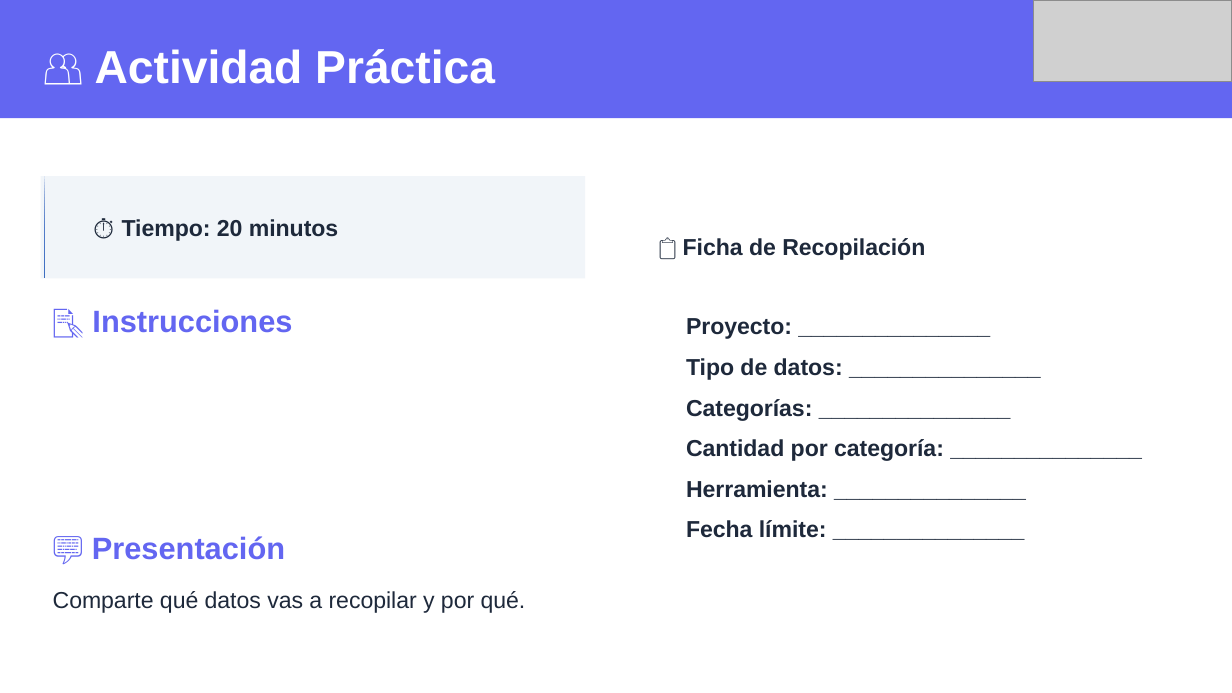
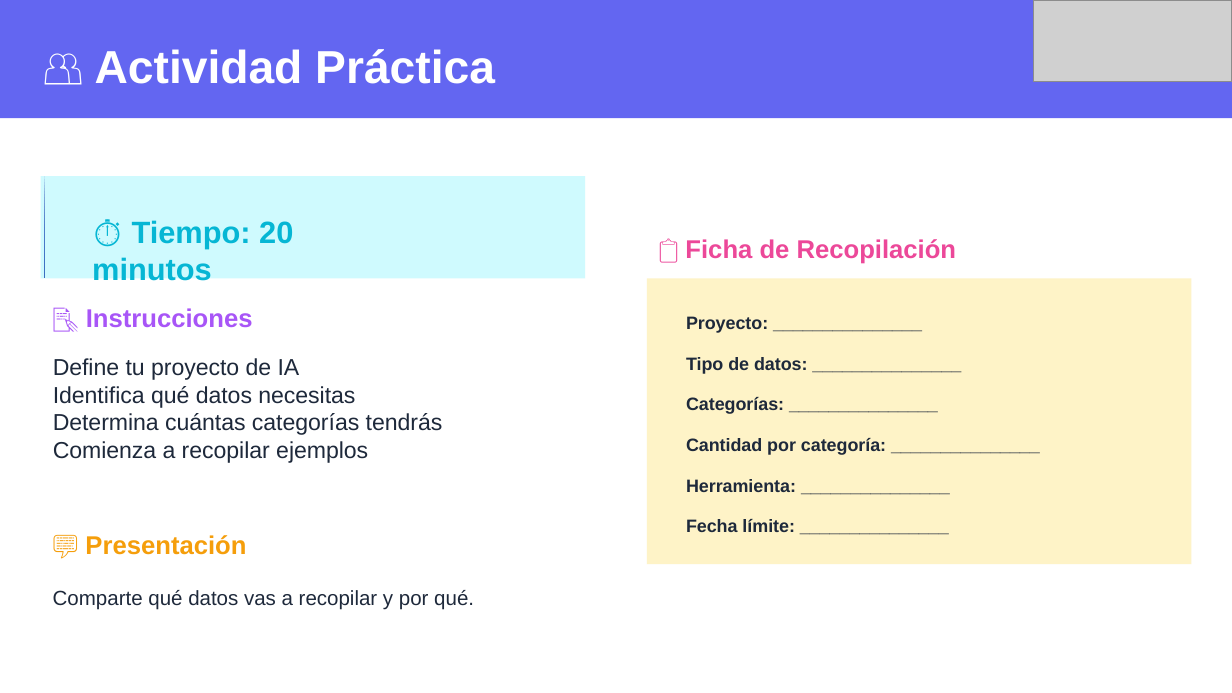
Before and after one commit to wallparianalytics/MentesDigitales, a slide deck: slide 9 of Sesión 6.pptx. Drawn at 1232x693 pixels with LibreOffice and Linux fonts; fonts in the diff are those of the drawing; grey boxes stand for pictures. Boxes give left, top, right and bottom in pixels: in the first picture for what was removed or moved away, otherwise in the second. Text is boxed around its words. In the diff, an @@ line names an element or a change of style, - is before the commit and + after.

```diff
--- a/Sesión 6.pptx
+++ b/Sesión 6.pptx
@@ rectangle at bbox=[41, 176, 585, 278]: fill #F1F5F9 to #CFFAFE @@
@@ text "⏱️ Tiempo: 20 minutos" at bbox=[92, 220, 293, 286]: size 13.5 to 18 pt, text colour #1E293B to #06B6D4 @@
@@ text "📋 Ficha de Recopilación" at bbox=[685, 239, 957, 264]: size 13.5 to 15 pt, text colour #1E293B to #EC4899 @@
@@ text "📝 Instrucciones" at bbox=[86, 308, 253, 328]: size 18 to 15 pt, text colour #6366F1 to #A855F7 @@
@@ rectangle at bbox=[647, 278, 1191, 564]: fill #FFFFFF to #FEF3C7 @@
@@ text "Define tu proyecto de IA" at bbox=[53, 358, 443, 463]: size 18 to 13.5 pt, text colour #FFFFFF to #1E293B @@
@@ size 13.5 to 10.5 pt in 6 elements at bbox=[686, 316, 768, 333], bbox=[686, 357, 808, 374], bbox=[686, 397, 784, 414], bbox=[686, 438, 886, 455], bbox=[686, 479, 796, 492], bbox=[686, 519, 795, 532] @@
@@ text "💬 Presentación" at bbox=[85, 535, 246, 555]: size 18 to 15 pt, text colour #6366F1 to #F59E0B @@
@@ text "Comparte qué datos vas a ..." at bbox=[53, 590, 474, 610]: size 13.5 to 12 pt @@
```
Also in this commit, not shown: 9 other slides changed, 1 other file.
